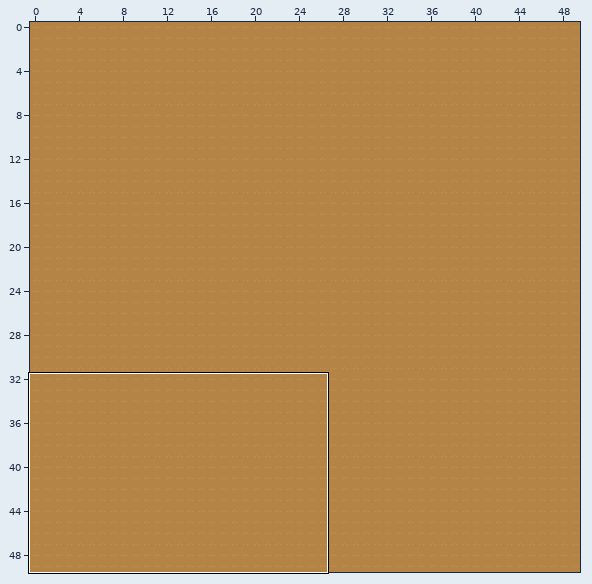
Tiled map: Resources/Maps/DeathDesert/DeathDesert.tmx. The picture above shows the old version from afar; the outline marks the close-up.
Close-up. The starting point:
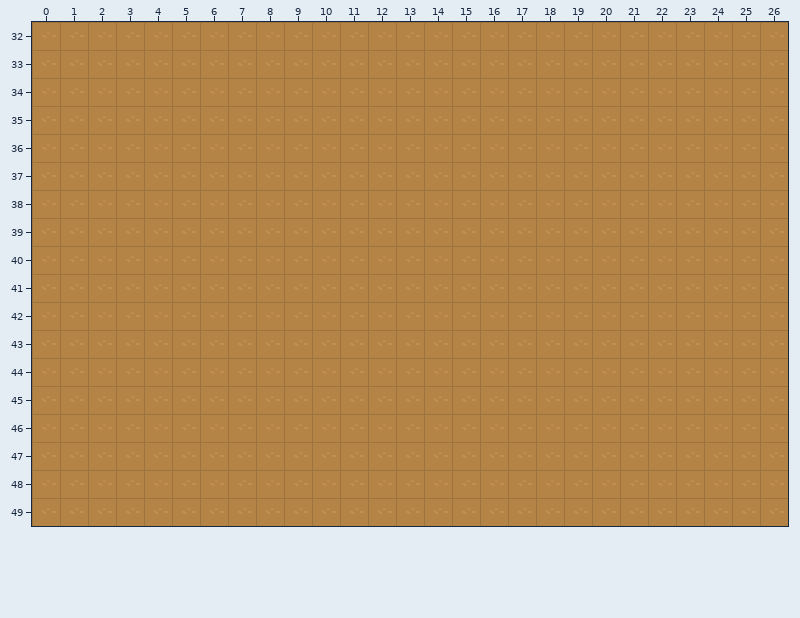
Cells are 32x32 px. Shown: x 0..26, y 32..49. The commit also changed other parts of the map, which this record leaves out.
Once edited:
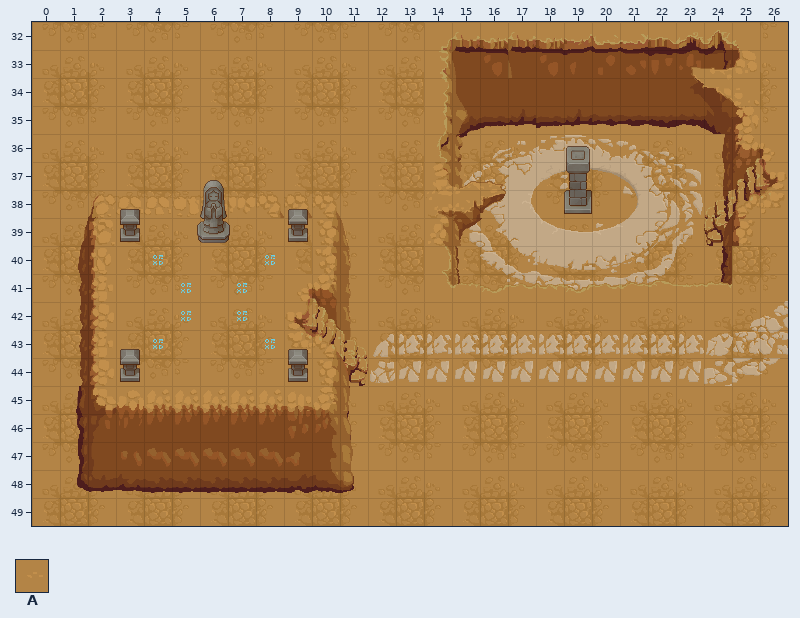
Key: from "DesertItem": A 1369.
_ is an empty cell.
What changed:
{"where": "layer \"BlackFog\" (now hidden)"}
{"y":32,"x":14,"old":"AAAAAAAAAAAA","new":"____________"}
{"y":33,"x":14,"old":"AAAAAAAAAAAA","new":"____________"}
{"y":34,"x":14,"old":"AAAAAAAAAAA","new":"___________"}
{"y":35,"x":14,"old":"AAAAAAAAAAAA","new":"____________"}
{"y":36,"x":14,"old":"AAAAAAAAA","new":"_________"}
{"y":36,"x":24,"old":"AAA","new":"___"}
{"y":37,"x":6,"old":"A","new":"_"}
{"y":37,"x":14,"old":"AAAAAAAAAAAAA","new":"_____________"}
{"y":38,"x":2,"old":"AA","new":"__"}
{"y":38,"x":6,"old":"A","new":"_"}
{"y":38,"x":8,"old":"AAA","new":"___"}
{"y":38,"x":14,"old":"AAAAAA","new":"______"}
{"y":38,"x":21,"old":"AAAAAA","new":"______"}
{"y":39,"x":1,"old":"AAA","new":"___"}
{"y":39,"x":5,"old":"AAA","new":"___"}
{"y":39,"x":9,"old":"AAA","new":"___"}
{"y":39,"x":14,"old":"AAAAAAAAAAAA","new":"____________"}
{"y":40,"x":1,"old":"AA","new":"__"}
{"y":40,"x":4,"old":"A","new":"_"}
{"y":40,"x":8,"old":"A","new":"_"}
{"y":40,"x":10,"old":"AA","new":"__"}
{"y":40,"x":14,"old":"AAAAAAAAA","new":"_________"}
{"y":40,"x":24,"old":"A","new":"_"}
{"y":41,"x":1,"old":"AA","new":"__"}
{"y":41,"x":5,"old":"A","new":"_"}
{"y":41,"x":7,"old":"A","new":"_"}
{"y":41,"x":9,"old":"AAA","new":"___"}
{"y":41,"x":14,"old":"AAAAAAAAAAA","new":"___________"}
{"y":42,"x":1,"old":"AA","new":"__"}
{"y":42,"x":5,"old":"A","new":"_"}
{"y":42,"x":7,"old":"A","new":"_"}
{"y":42,"x":9,"old":"AAA","new":"___"}
{"y":42,"x":25,"old":"AA","new":"__"}
{"y":43,"x":1,"old":"AAAA","new":"____"}
{"y":43,"x":8,"old":"AAAAAAAAAAAAAAAAAAA","new":"___________________"}
{"y":44,"x":1,"old":"AAA","new":"___"}
{"y":44,"x":9,"old":"AAAAAAAAAAAAAAAAAA","new":"__________________"}
{"y":45,"x":1,"old":"AAAAAAAAAAA","new":"___________"}
{"y":46,"x":1,"old":"AAAAAAAAAAA","new":"___________"}
{"y":47,"x":1,"old":"AAAAAAAAAAA","new":"___________"}
{"y":48,"x":1,"old":"AAAAAAAAAAA","new":"___________"}
